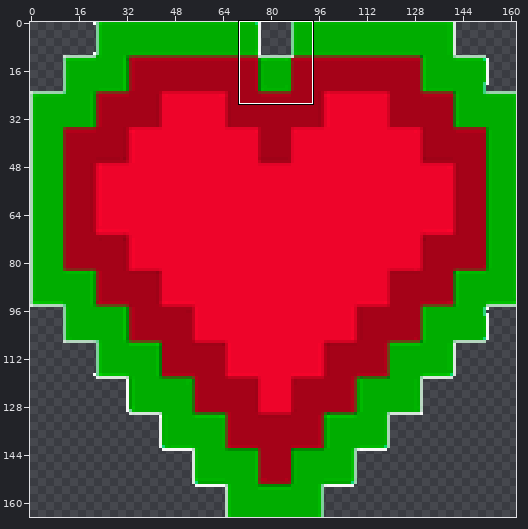
File history of a sprite sheet, app/src/main/res/drawable/won_heart.png. The first picture is a wide view before the edit; the outline marks the close-up.
Close-up. Before:
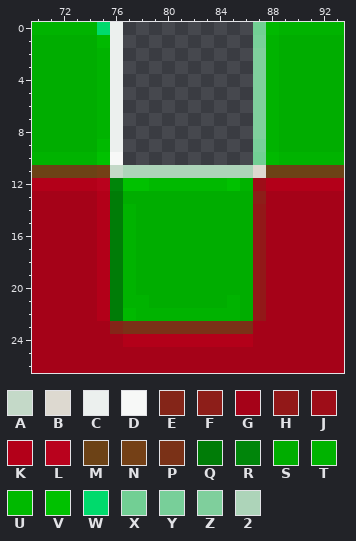
The file is 162x165 pixels. Colours within 5 levels of each other are drawn and written as one. Shown: x 70..93, y 0..26. The commit also changed other parts of the picture, which this record leaves out.
Palette (. is transparent): A #c4d9c8  B #ddd9d0  C #ecf0ee  D #f7f8f7  E #842518  F #8d1e19  G #a50218  H #921818  J #9e0d18  K #b30019  L #b9021d  M #6c4216  N #744016  P #7a3117  Q #007c07  R #00850a  S #00ad00  T #00b300  U #00b900  V #00c100  W #00da6c  X #72cf94  Y #78cf99  Z #7fcf9c  2 #add4b9
Pixels before, first column x 70:
 0 TTTTTWC..........XUTTTTT
 1 SSSSSUC..........YTSSSSS
 2 SSSSSTC..........ZTSSSSS
 3 SSSSSTC..........ZTSSSSS
 4 SSSSSTC..........ZTSSSSS
 5 SSSSSTC..........ZTSSSSS
 6 SSSSSTC..........ZTSSSSS
 7 SSSSSTC..........ZTSSSSS
 8 SSSSSTC..........ZTSSSSS
 9 SSSSSUC..........YTSSSSS
10 TTTTTVD..........XUTTTTT
11 MMMMMNA2222222222BMMMMMM
12 KKKKKLRVVUUUUUUVTJKKKKKK
13 GGGGGKQSSSSSSSSSSFGGGGGG
14 GGGGGKQTSSSSSSSSSHGGGGGG
15 GGGGGKQTSSSSSSSSSHGGGGGG
16 GGGGGKQTSSSSSSSSSHGGGGGG
17 GGGGGKQTSSSSSSSSSHGGGGGG
18 GGGGGKQTSSSSSSSSSHGGGGGG
19 GGGGGKQTSSSSSSSSSHGGGGGG
20 GGGGGKQTSSSSSSSSSHGGGGGG
21 GGGGGKQTTSSSSSSTSHGGGGGG
22 GGGGGKQUTTTTTTTTSHGGGGGG
23 GGGGGGEPPPPPPPPPPGGGGGGG
24 GGGGGGGKKKKKKKKKKGGGGGGG
25 GGGGGGGGGGGGGGGGGGGGGGGG
26 GGGGGGGGGGGGGGGGGGGGGGGG
And afterwards:
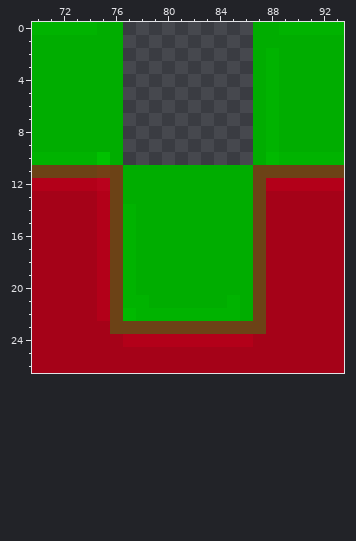
The edit:
The author changed colour A to colour M in row 11 at x 76.
The author changed colour B to colour M in row 11 at x 87.
The author changed colour E to colour M in row 23 at x 76.
The author changed colour F to colour M in row 13 at x 87.
The author changed colour G to colour M in row 23 at x 87.
The author changed colour H to colour M in rows 14 to 22 at x 87.
The author changed colour J to colour M in row 12 at x 87.
The author changed colour P to colour M in row 23 at x 77 to 86.
The author changed colour Q to colour M in rows 13 to 22 at x 76.
The author changed colour R to colour M in row 12 at x 76.
The author changed colour 2 to colour S in row 11 at x 77 to 86.
The author changed colour C to colour S in rows 0 to 9 at x 76.
The author changed colour D to colour S in row 10 at x 76.
The author changed colour T to colour S in row 1 at x 88; in rows 2 to 8 at x 75; in row 12 at x 86.
The author changed colour U to colour S in row 0 at x 88; in row 1 at x 75; in row 9 at x 75; in row 12 at x 79 to 84.
The author changed colour V to colour S in row 12 at x 77 to 78 and 85.
The author changed colour W to colour S in row 0 at x 75.
The author changed colour X to colour S in row 0 at x 87; in row 10 at x 87.
The author changed colour Y to colour S in row 1 at x 87; in row 9 at x 87.
The author changed colour Z to colour S in rows 2 to 8 at x 87.
